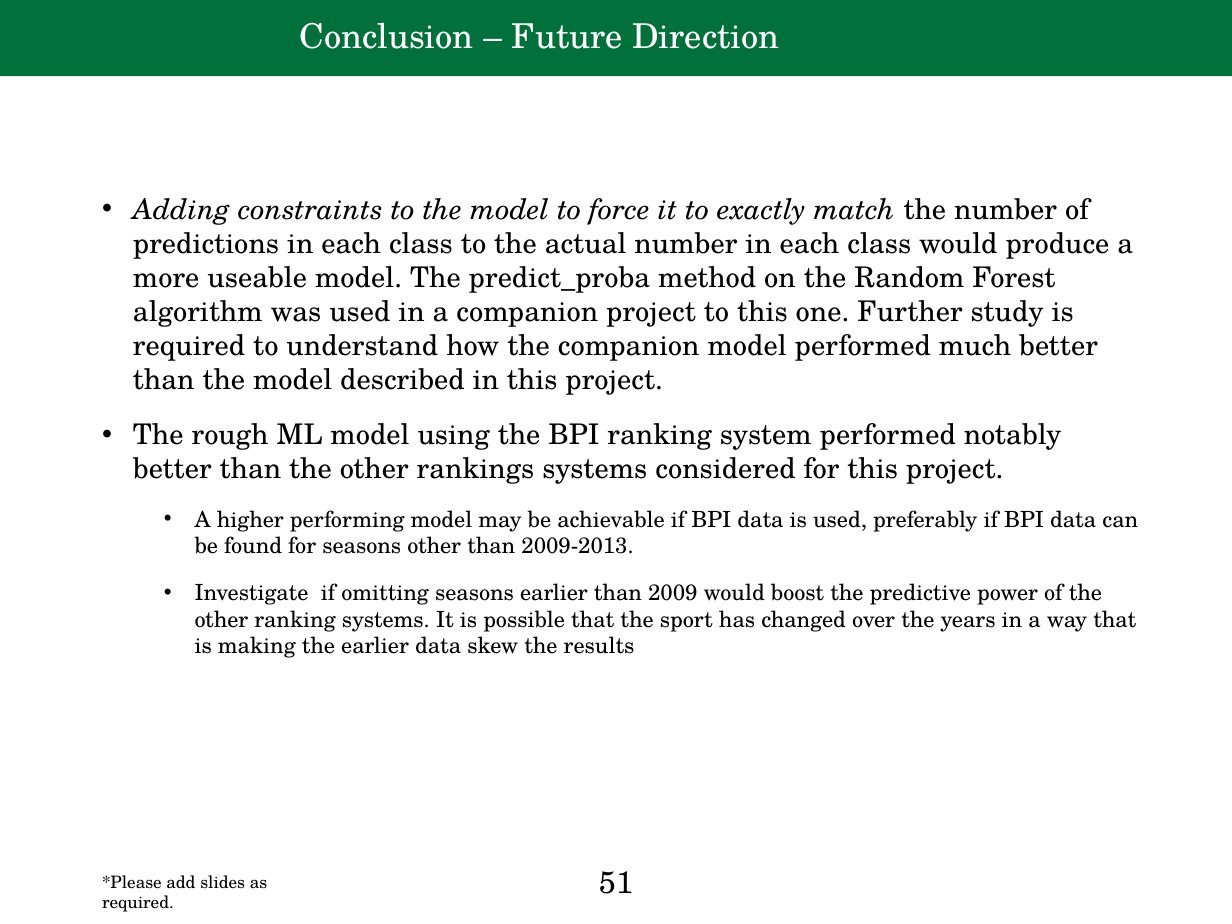
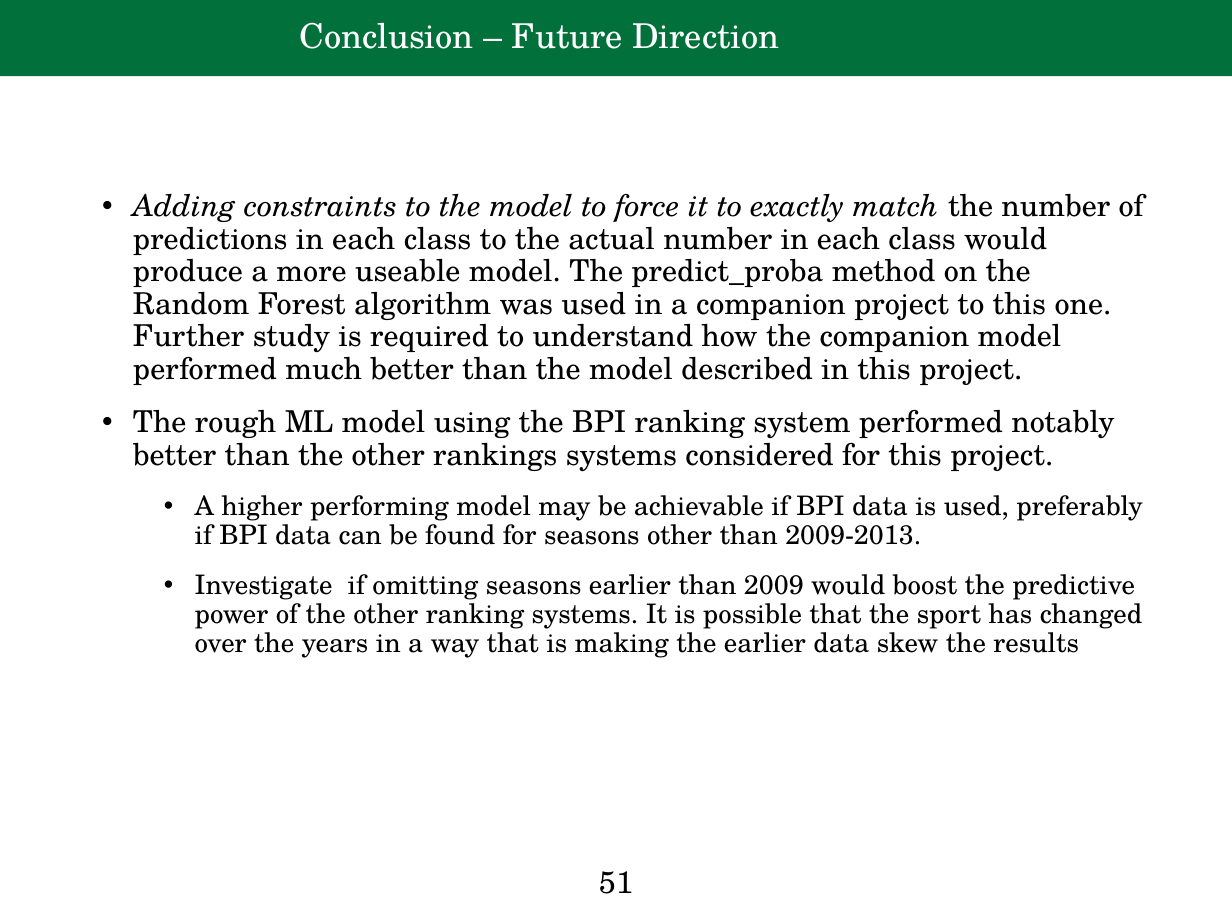
Before and after one commit to pforza/March_Madness_Predictor, a slide deck: slide 51 of Final_Project_Presentation_Forzaglia.pptx. Drawn at 1232x924 pixels with LibreOffice and Linux fonts; fonts in the diff are those of the drawing; background and template pictures are left out. Boxes give left, top, right and bottom in pixels: in the first picture for what was removed or moved away, otherwise in the second. Text is boxed around its words. In the diff, an @@ line names an element or a change of style, - is before the commit and + after.

```diff
--- a/Final_Project_Presentation_Forzaglia.pptx
+++ b/Final_Project_Presentation_Forzaglia.pptx
@@ text "Adding constraints to the model ..." at box(133, 193, 1144, 658): size 16.6 to 17.6 pt in "Adding constraints to the model to force ...", "The rough ML model using the BPI ..."; size 12.9 to 15.7 pt in "A higher performing model may be achievable ...", "Investigate if omitting seasons earlier than 2009 ..."; line spacing 1 to 0.9 @@
@@ text removed at box(102, 875, 267, 912) @@
-*Please add slides as required.
```
Also in this commit, not shown: 22 other slides changed, 3 slides added, 2 slides removed.
